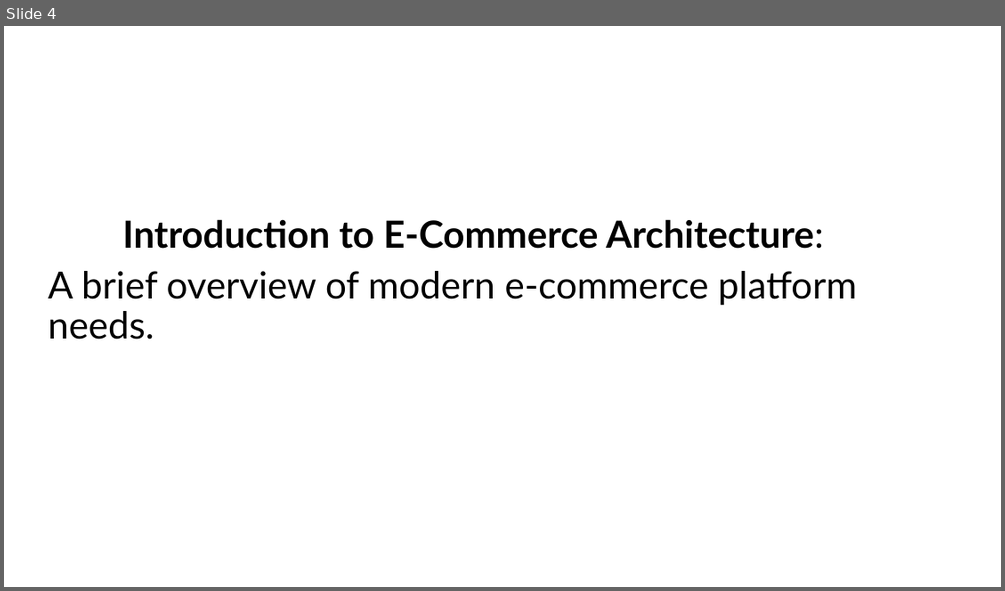
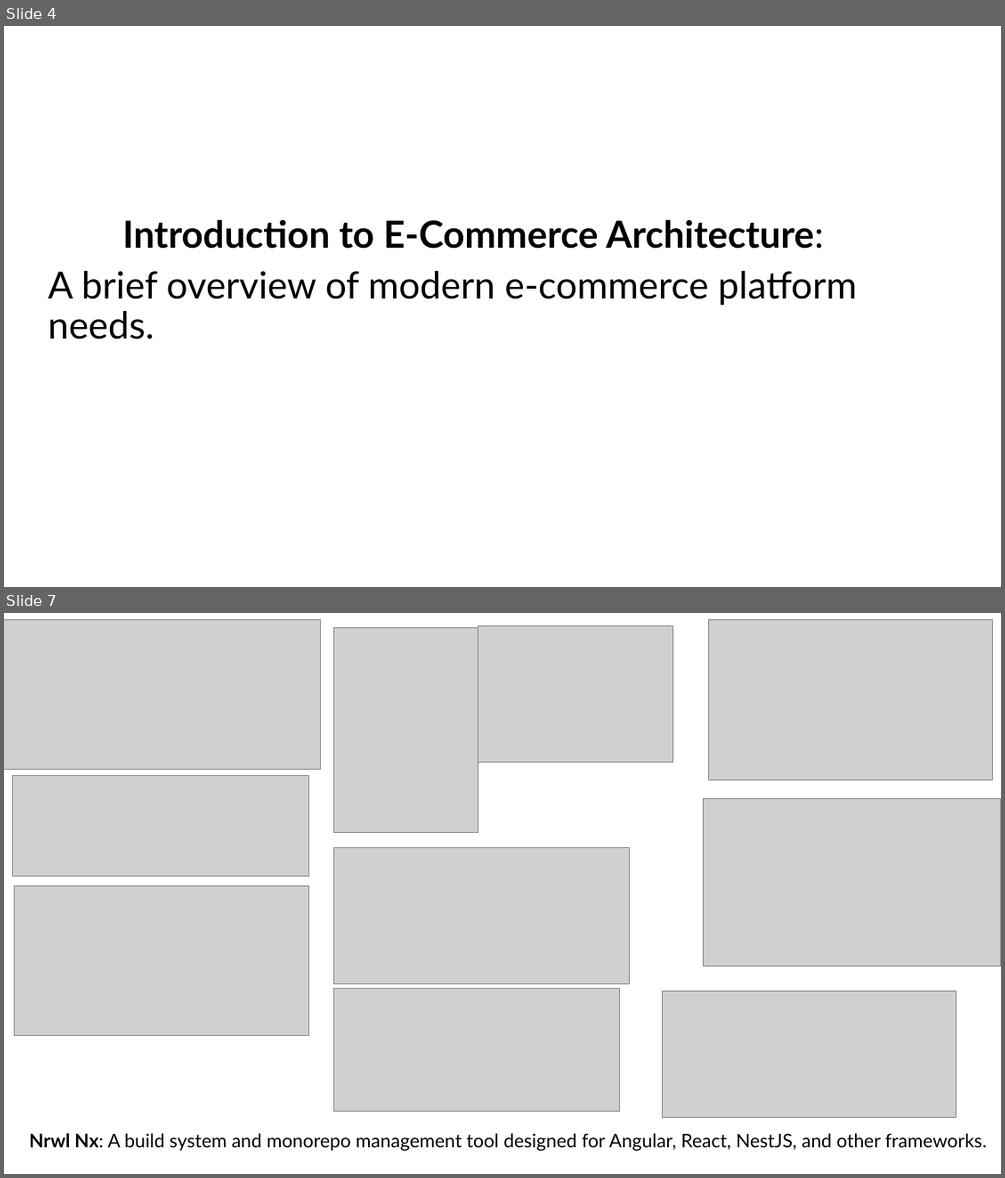
Before and after one commit to RajneeshhajelaAzure/architect, a slide deck: Architecting E-Commerce Solutions with.pptx. Shown one above the other, each under a label of ours: slide 4 before the commit, slides 4 and 7 after it; the slides between them are not shown. The pictures are 1005x591 and 1005x1178 pixels, drawn with LibreOffice and Linux fonts; fonts in the diff are those of the drawing; grey boxes stand for pictures; background and template pictures are left out. Boxes give left, top, right and bottom in pixels: in the first picture for what was removed or moved away, otherwise in the second. Text is boxed around its words. In the diff, an @@ line names an element or a change of style, - is before the commit and + after.

```diff
--- a/Architecting E-Commerce Solutions with.pptx
+++ b/Architecting E-Commerce Solutions with.pptx
@@ slide 7 added at (4, 613, 1001, 1174), background #FFFFFF @@
@@ picture added at (4, 619, 320, 769) @@
@@ picture added at (334, 628, 478, 833) @@
@@ picture added at (478, 626, 672, 763) @@
@@ picture added at (708, 620, 993, 779) @@
@@ picture added at (12, 776, 308, 876) @@
@@ picture added at (704, 798, 1001, 966) @@
@@ picture added at (334, 847, 630, 983) @@
@@ picture added at (15, 885, 308, 1035) @@
@@ picture added at (334, 989, 620, 1111) @@
@@ picture added at (662, 990, 956, 1118) @@
@@ text added at (29, 1133, 987, 1151), 18 pt, text #000000 @@
+Nrwl Nx: A build system and monorepo management tool designed for Angular, React, NestJS, and other frameworks.
```
Also in this commit, not shown: 2 slides changed, 15 other slides added, 2 other files.
